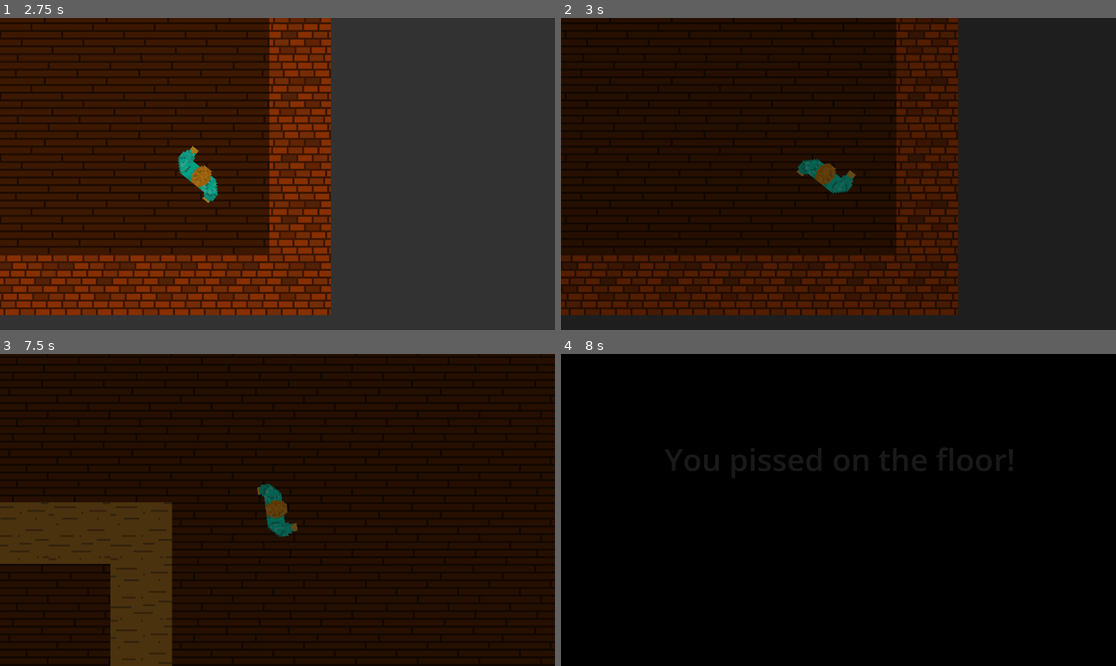
Above: before the commit, frames 1-4 (two rows, left to right).
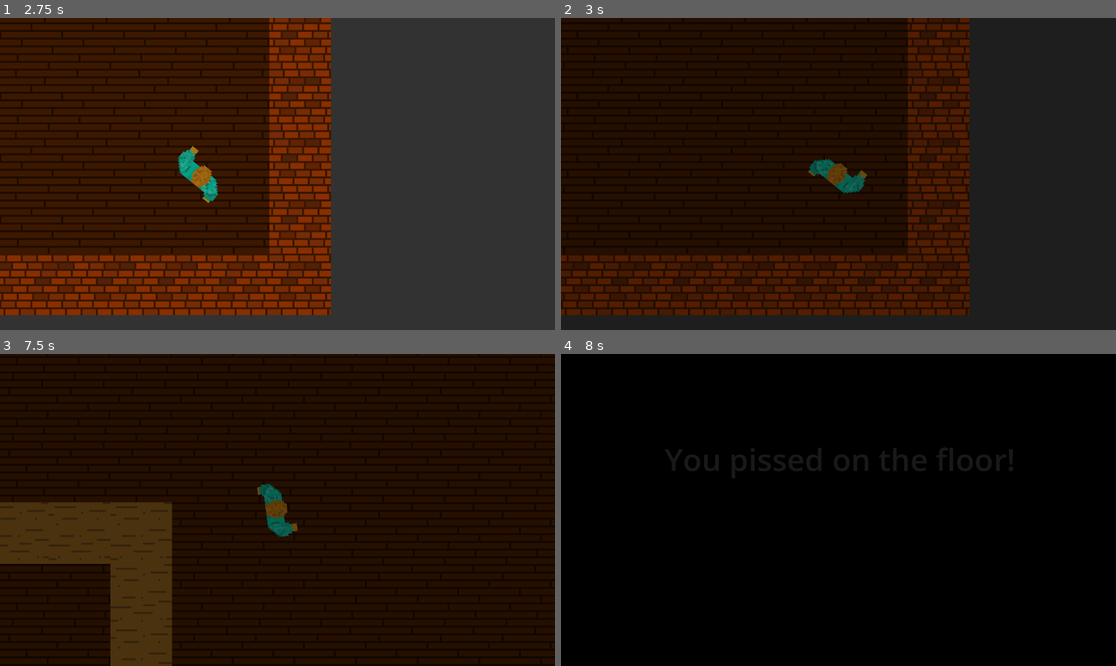
Above: after the commit, the same moments.

Repository: Jibby-Games/PizzaJam11
Game: Godot game, scene res://menu/intro.tscn
Two runs of this game, one before a commit and one after it. Both use one fixed random seed, a clock stepped at 60 frames per second and the inputs below.
Inputs (mouse positions are in pixels of both pictures, inside the frame that each line leads up to):
- Up to frame 1 (2.75 s): move the mouse to (399, 158) at 0.52 s; press the mouse at (399, 158) at 0.53 s; hold D (right) 0.53-1.28 s; tap Enter at 1.25 s; move the mouse to (166, 189) at 1.27 s; release the mouse at (166, 189) at 1.28 s; hold S (down) 1.28-2.03 s; click (166, 189) at 1.35 s; tap R (restart) at 2 s; move the mouse to (333, 105) at 2.02 s; press the mouse at (333, 105) at 2.03 s; hold D (right) from 2.03 s (still down)
- Up to frame 2 (3 s): move the mouse to (810, 236) at 2.77 s; release D (right) at 2.78 s; release the mouse at (810, 236) at 2.78 s; hold W (up) from 2.78 s (still down); click (810, 236) at 2.85 s
- Up to frame 3 (7.5 s): move the mouse to (444, 556) at 3.52 s; release W (up) at 3.53 s; press the mouse at (444, 556) at 3.53 s; hold A (left) 3.53-5.03 s; move the mouse to (111, 463) at 4.27 s; release the mouse at (111, 463) at 4.28 s; click (111, 463) at 4.35 s; move the mouse to (305, 510) at 5.02 s; press the mouse at (305, 510) at 5.03 s; hold S (down) 5.03-5.78 s; tap R (restart) at 5.75, 6.5 s; move the mouse to (194, 432) at 5.77 s; release the mouse at (194, 432) at 5.78 s; hold D (right) 5.78-6.53 s; click (194, 432) at 5.85 s; move the mouse to (399, 494) at 6.52 s; press the mouse at (399, 494) at 6.53 s; hold W (up) 6.53-7.28 s; move the mouse to (166, 525) at 7.27 s; release the mouse at (166, 525) at 7.28 s; hold D (right) from 7.28 s (still down); click (166, 525) at 7.35 s
- Up to frame 4 (8 s): keep holding D (right)

Frame 1 is identical in both runs. In frame 2, 7.7% of the frame differs, in the area x 0-74%, y 0-96%; in frame 3, less than 0.1%; in frame 4, nothing differs.

Commit message:
fix: stop player pissing during win/lose screen

Diff:
--- a/player/player.gd
+++ b/player/player.gd
@@ -2,6 +2,7 @@
 
 var speed = 400  # move speed in pixels/sec
 var is_pissing = false
+var can_piss := true
 
 @export var current_piss_volume = 40.0
 @export var max_piss_volume = 100.0
@@ -55,7 +56,7 @@
 
 
 func _input(event: InputEvent) -> void:
-	if event.is_action_pressed("piss"):
+	if can_piss and event.is_action_pressed("piss"):
 		start_piss()
 
 	if event.is_action_released("piss"):
@@ -67,6 +68,7 @@
 
 func trigger_fail(reason: String) -> void:
 	stop_piss()
+	can_piss = false
 	$ShakeCamera2D.add_trauma(0.5)
 	failure.emit(reason)
 	# Stop processing vars on the player after failure - level should reset
@@ -161,6 +163,7 @@
 
 
 func empty_bladder() -> void:
+	can_piss = false
 	print("Bladder is empty!")
 	$ReliefSound.play()
 	bladder_empty.emit()
